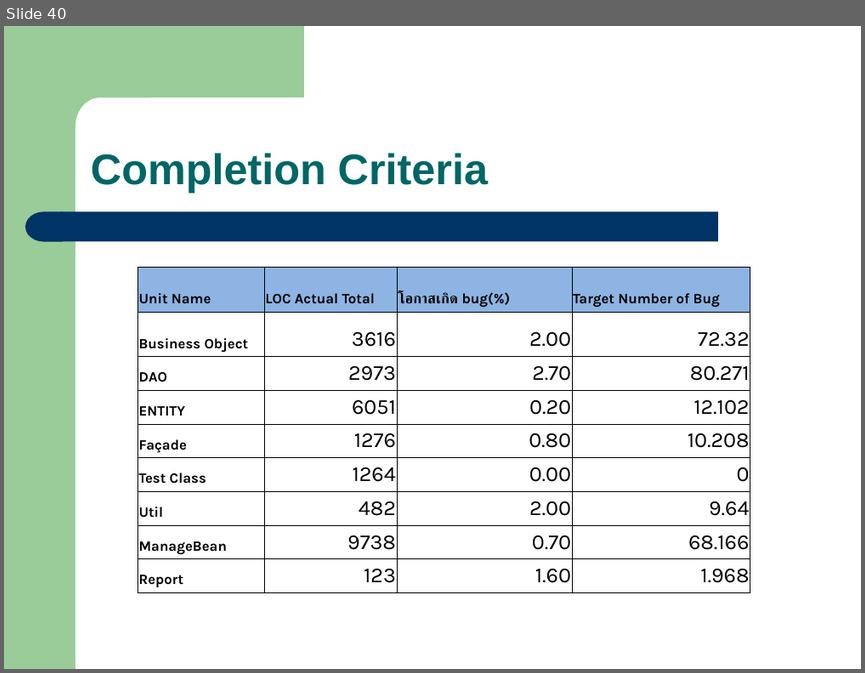
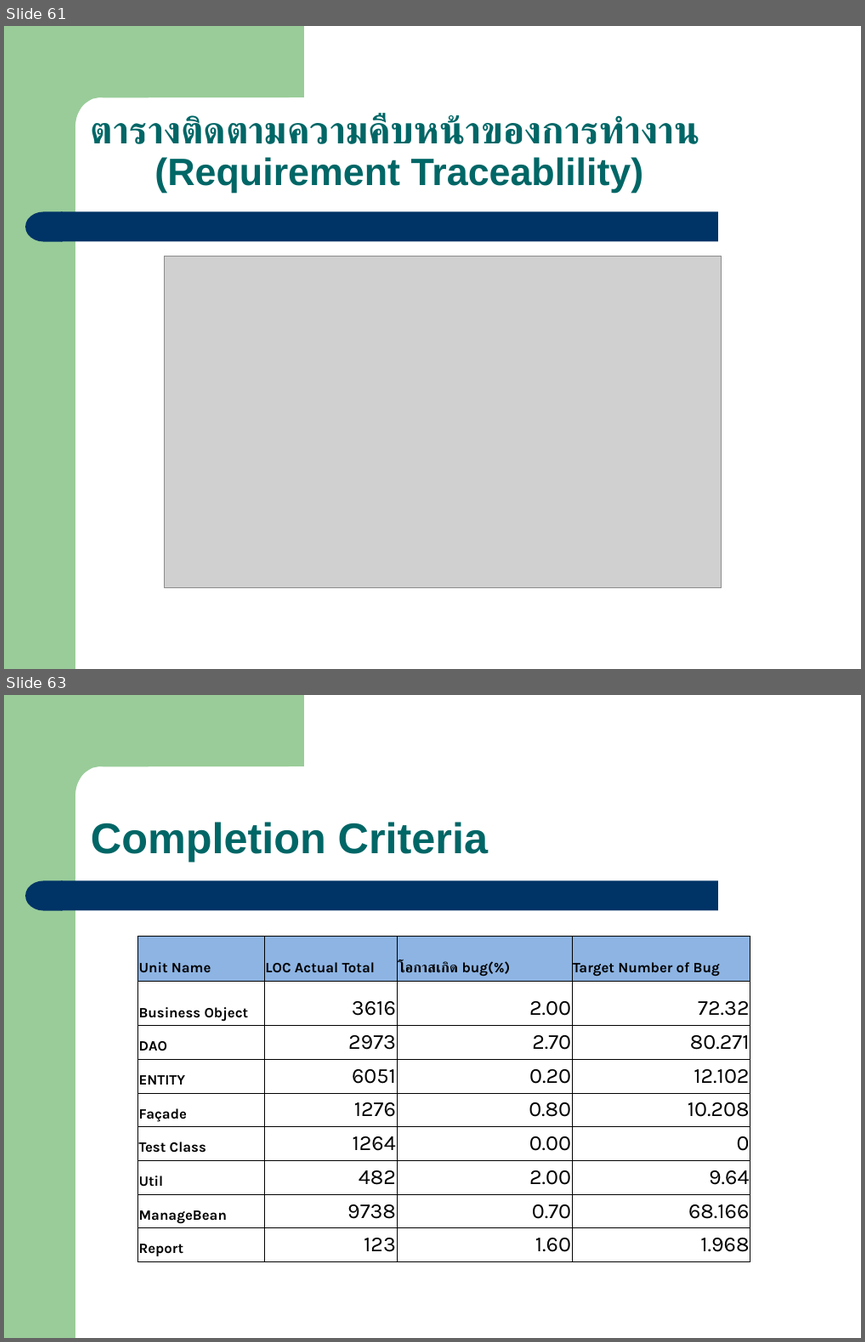
Before and after one commit to eseawind/simple-mrp, a slide deck: simple-mrp-doc/Simple_MRP_Present_V1.2_POM_20110226.ppt. Shown one above the other, each under a label of ours: slide 40 before the commit, slides 61 and 63 after it; the slides between them are not shown. The pictures are 865x673 and 865x1342 pixels, drawn with LibreOffice and Linux fonts; fonts in the diff are those of the drawing; grey boxes stand for pictures. Boxes give left, top, right and bottom in pixels: in the first picture for what was removed or moved away, otherwise in the second. Text is boxed around its words. In the diff, an @@ line names an element or a change of style, - is before the commit and + after.

```diff
--- a/simple-mrp-doc/Simple_MRP_Present_V1.2_POM_20110226.ppt
+++ b/simple-mrp-doc/Simple_MRP_Present_V1.2_POM_20110226.ppt
@@ slide 61 added at bbox=[4, 26, 861, 669], background #FFFFFF; not listed: 4 template elements that a slide beside it also shows @@
@@ text added at bbox=[91, 114, 699, 193], 32 pt, text #006666, bold @@
+ตารางติดตามความคืบหน้าของการทำงาน (Requirement Traceablility)
@@ picture added at bbox=[164, 256, 721, 588] @@
@@ what was slide 40 is now slide 63 @@
```
Also in this commit, not shown: 1 slide changed, 24 other slides added, 2 slides removed, 3 other files.
